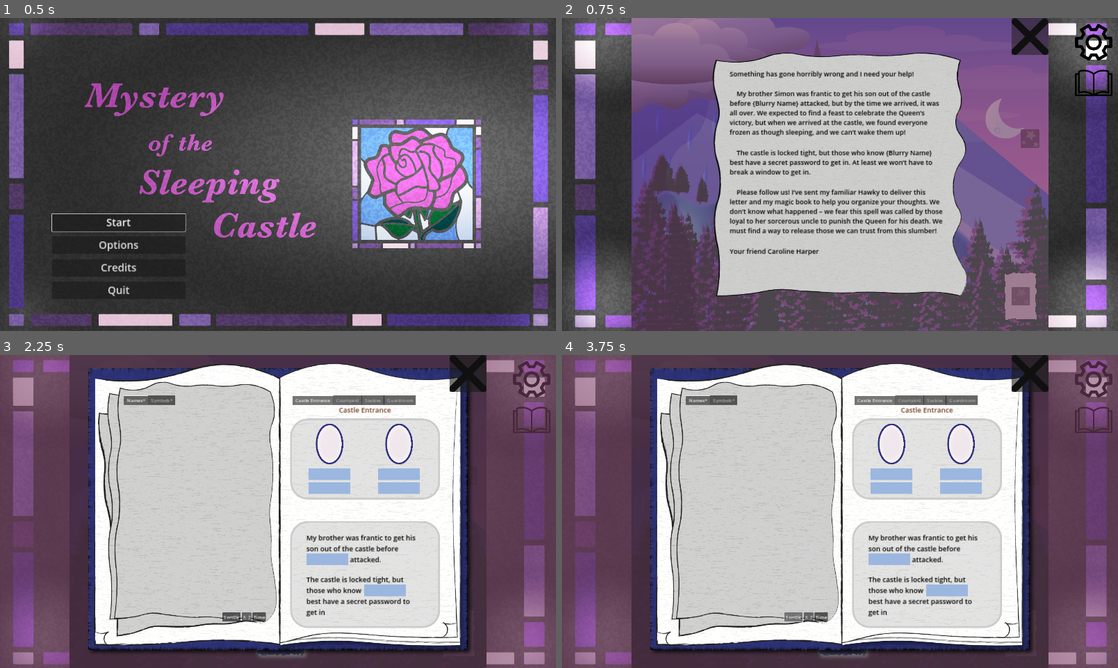
Above: before the commit, frames 1-4 (two rows, left to right).
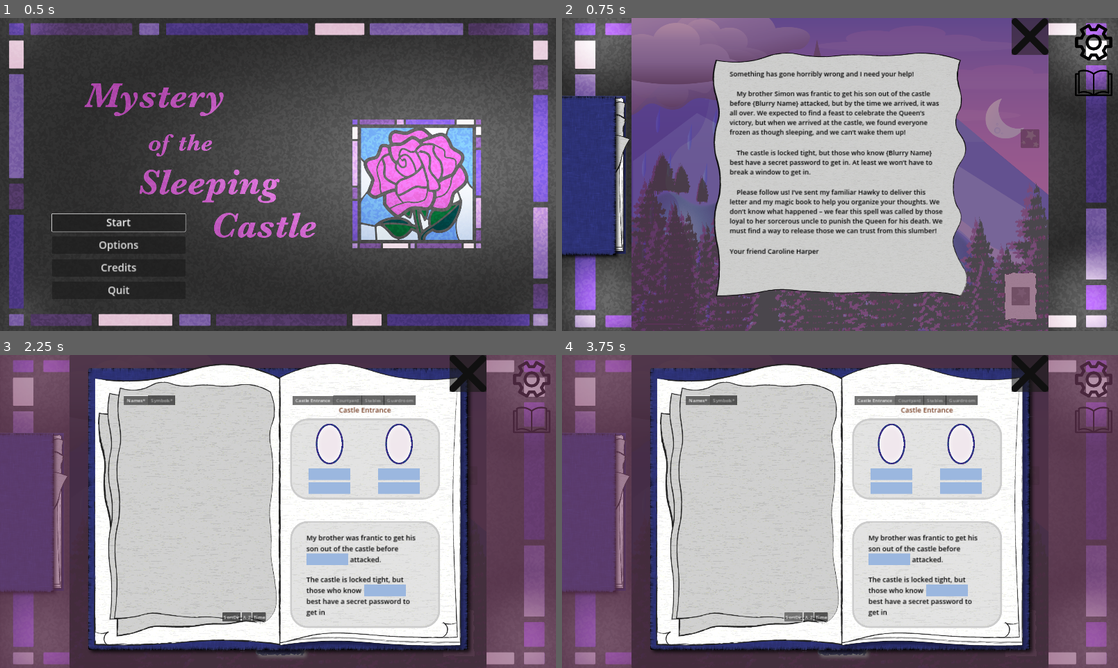
Above: after the commit, the same moments.

Repository: hwfwalton/SleepingCastleAlpha
Game: Godot game, scene res://root.tscn
The game is run twice, just before and just after one commit, with the same random seed, the same clock (stepped at 60 frames per second) and the same inputs.
Inputs (mouse positions are in pixels of both pictures, inside the frame that each line leads up to):
- Up to frame 1 (0.5 s): no input
- Up to frame 2 (0.75 s): click "Start" at 0.5 s
- Up to frame 3 (2.25 s): click (77, 661) at 1.25 s; click (533, 420) at 2.02 s
- Up to frame 4 (3.75 s): click (784, 555) at 2.75 s; click "SortDir" at 3.5 s

Frame 1 is identical in both runs. In frame 2, 5.7% of the frame differs, in the area x 0-13%, y 24-77%; in frame 3, 4.3%; in frame 4, 4.3%.

Commit message:
Add closed book button to side of Game scene

Diff:
--- a/game.tscn
+++ b/game.tscn
@@ -1,9 +1,10 @@
-[gd_scene load_steps=5 format=3 uid="uid://shlcw5nd2bgb"]
+[gd_scene load_steps=6 format=3 uid="uid://shlcw5nd2bgb"]
 
 [ext_resource type="Script" path="res://scripts/game.gd" id="1_5hktd"]
 [ext_resource type="Resource" uid="uid://d1ymuglidjrr0" path="res://resources/player_state.tres" id="2_id1lh"]
 [ext_resource type="Texture2D" uid="uid://dtyiw12fsyup7" path="res://assets/stainedglassborderonlyv2.png" id="3_30kn3"]
 [ext_resource type="PackedScene" uid="uid://bfagcjk1uorf7" path="res://GameHUD/hud_buttons.tscn" id="3_artgc"]
+[ext_resource type="Texture2D" uid="uid://ctjainjosb4sw" path="res://assets/closedbook.png" id="5_omuys"]
 
 [node name="Game" type="Control"]
 layout_mode = 3
@@ -68,3 +69,17 @@
 offset_right = 0.0
 offset_bottom = 308.0
 grow_horizontal = 0
+
+[node name="BookButton" type="TextureButton" parent="."]
+layout_mode = 1
+anchors_preset = 4
+anchor_top = 0.5
+anchor_bottom = 0.5
+offset_left = -216.0
+offset_top = -412.0
+offset_right = 240.0
+offset_bottom = 420.0
+grow_vertical = 2
+texture_normal = ExtResource("5_omuys")
+ignore_texture_size = true
+stretch_mode = 3
--- a/scripts/game.gd
+++ b/scripts/game.gd
@@ -2,7 +2,10 @@
 
 var level_instance
 @onready var level_anchor = $Container/LevelAnchor
+@onready var book_button_node = $BookButton
+
 @onready var clue_container_shell = preload("res://clue_containers/ClueContainerShell.tscn")
+@onready var book_view_scene = preload("res://BookView/book_view.tscn")
 @export var player_state: PlayerState
 
 signal load_level_request(level_name)
@@ -10,6 +13,8 @@
 # Called when the node enters the scene tree for the first time.
 func _ready():
 	load_level("castle0")
+	book_button_node.pressed.connect(_on_book_button_pressed)
+
 	pass
 
 func unload_level():
@@ -56,3 +61,15 @@
 
 	var scene_to_add_to = get_tree().current_scene.get_viewport()
 	scene_to_add_to.add_child(clue_container_shell_instance)
+
+
+func _on_book_button_pressed():
+	var book_view = book_view_scene.instantiate()
+	var scene_to_add_to = get_tree().current_scene.get_viewport()
+	scene_to_add_to.add_child(book_view)
+	book_button_node.visible = false
+	book_view.tree_exited.connect(_on_book_view_closed)
+
+
+func _on_book_view_closed():
+	book_button_node.visible = true
Binary file added: assets/closedbook.png
Not shown, added: assets/closedbook.png.import
